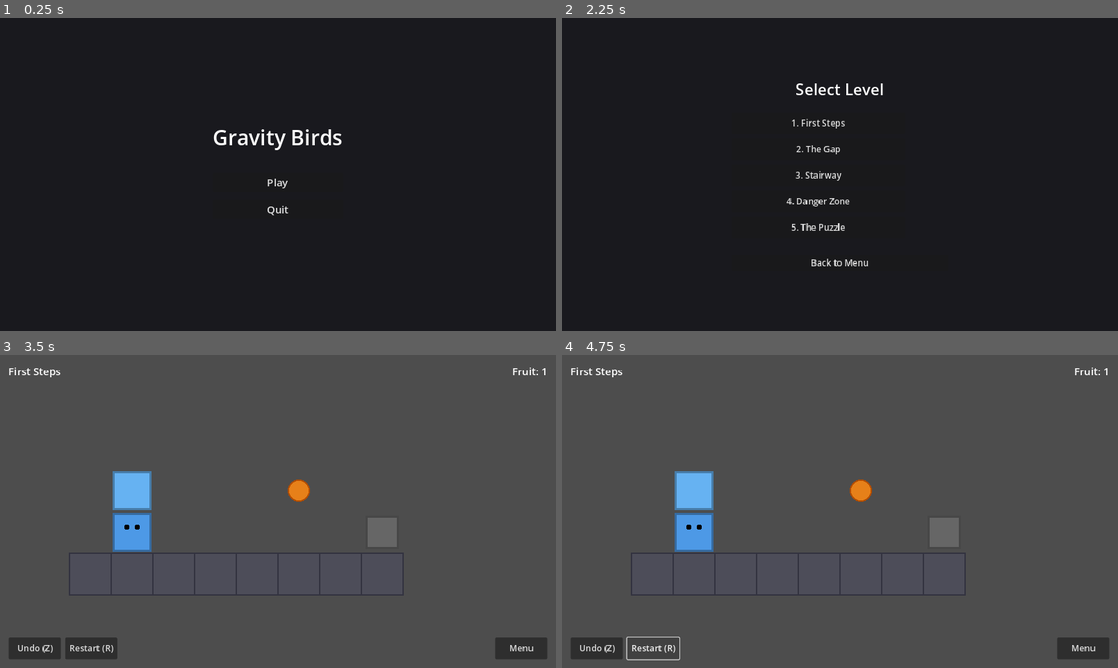
Above: before the commit, frames 1-4 (two rows, left to right).
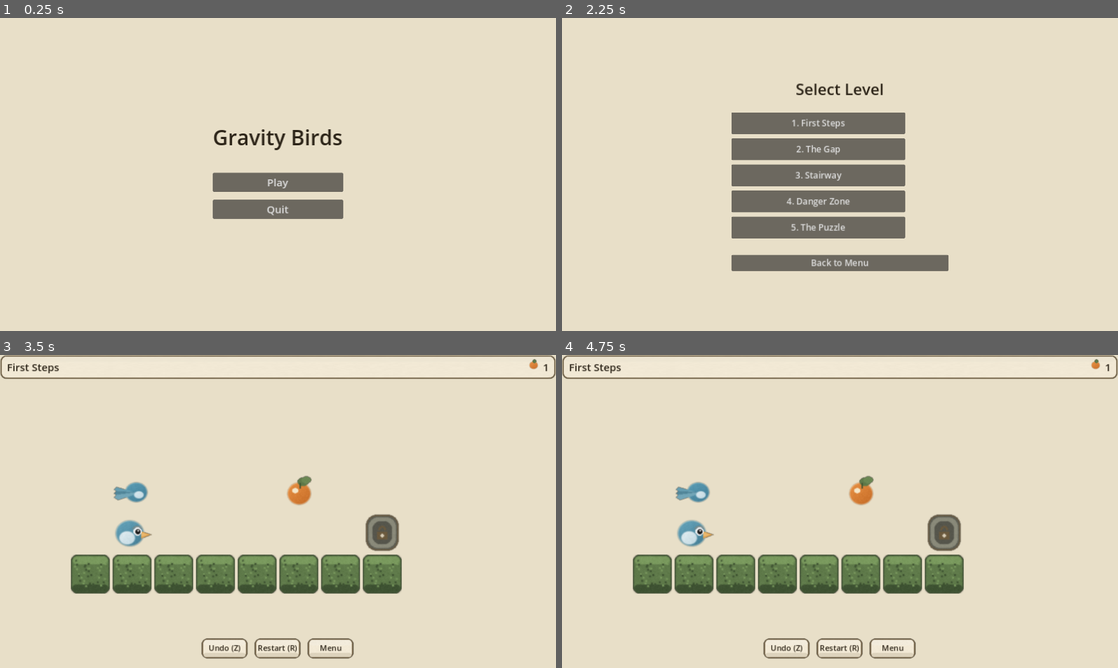
Above: after the commit, the same moments.

Repository: az9713/gravity-birds
Game: Godot game, scene res://scenes/main_menu.tscn
The game is run twice, just before and just after one commit, with the same random seed, the same clock (stepped at 60 frames per second) and the same inputs.
Inputs:
- Up to frame 1 (0.25 s): no input
- Up to frame 2 (2.25 s): click "Play" at 0.5 s; click "Back to Menu" at 1.25 s; click "Play" at 2 s
- Up to frame 3 (3.5 s): click "1. First Steps" at 2.75 s
- Up to frame 4 (4.75 s): click "Undo (Z)" at 3.5 s; click "Restart (R)" at 4.25 s

The runs differ from the first frame. In frame 1, 100% of the frame differs, in the area x 0-100%, y 0-100%; in frame 2, 100%; in frame 3, 99%; in frame 4, 99%.

Commit message:
Integrate Moss Ledger art polish - visual upgrade
- Add all Moss Ledger art assets (tiles, bird sprites, UI textures)
- Replace procedural _draw() with texture-based rendering in puzzle_game.gd
- Update HUD with warm themed UI (ui_panel, ui_button, fruit_icon)
- Set clear color to sky parchment (#E8DFC8) throughout
- Configure texture filter for soft painted art (filter on, not pixel-snap)
- Update main menu and level select with warm parchment theme
- Preserve all gameplay logic and Issue A/B fixes (typed Arrays, playable levels)

Co-authored-by: az9713 <az9713@users.noreply.github.com>

Diff:
--- /dev/null
+++ b/assets/art/atlas.json
@@ -0,0 +1,65 @@
+{
+  "tile_size": 64,
+  "frames": {
+    "tile_solid": {
+      "x": 0,
+      "y": 0,
+      "w": 64,
+      "h": 64
+    },
+    "tile_empty": {
+      "x": 64,
+      "y": 0,
+      "w": 64,
+      "h": 64
+    },
+    "tile_void": {
+      "x": 128,
+      "y": 0,
+      "w": 64,
+      "h": 64
+    },
+    "tile_spike": {
+      "x": 192,
+      "y": 0,
+      "w": 64,
+      "h": 64
+    },
+    "fruit": {
+      "x": 256,
+      "y": 0,
+      "w": 64,
+      "h": 64
+    },
+    "exit_locked": {
+      "x": 0,
+      "y": 64,
+      "w": 64,
+      "h": 64
+    },
+    "exit_open": {
+      "x": 64,
+      "y": 64,
+      "w": 64,
+      "h": 64
+    },
+    "bird_head": {
+      "x": 128,
+      "y": 64,
+      "w": 64,
+      "h": 64
+    },
+    "bird_body": {
+      "x": 192,
+      "y": 64,
+      "w": 64,
+      "h": 64
+    },
+    "bird_tail": {
+      "x": 256,
+      "y": 64,
+      "w": 64,
+      "h": 64
+    }
+  }
+}
--- a/project.godot
+++ b/project.godot
@@ -67,4 +67,5 @@
 [rendering]
 
 renderer/rendering_method="forward_plus"
-textures/canvas_textures/default_texture_filter=0
+textures/canvas_textures/default_texture_filter=1
+environment/defaults/default_clear_color=Color(0.909804, 0.874510, 0.784314, 1)
--- a/scenes/hud.tscn
+++ b/scenes/hud.tscn
@@ -1,67 +1,131 @@
-[gd_scene load_steps=2 format=3 uid="uid://bh5wxk8uhfxp6"]
+[gd_scene load_steps=5 format=3 uid="uid://bh5wxk8uhfxp6"]
 
 [ext_resource type="Script" path="res://scripts/hud.gd" id="1_hud"]
+[ext_resource type="Texture2D" uid="uid://ui_panel" path="res://assets/art/ui_panel.png" id="2_panel"]
+[ext_resource type="Texture2D" uid="uid://fruit_icon" path="res://assets/art/fruit_icon.png" id="3_fruit"]
+[ext_resource type="Texture2D" uid="uid://ui_button" path="res://assets/art/ui_button.png" id="4_button"]
 
 [node name="HUD" type="CanvasLayer"]
 script = ExtResource("1_hud")
 
-[node name="MarginContainer" type="MarginContainer" parent="."]
+[node name="TopPanel" type="NinePatchRect" parent="."]
+offset_right = 1280.0
+offset_bottom = 56.0
+texture = ExtResource("2_panel")
+patch_margin_left = 12
+patch_margin_top = 12
+patch_margin_right = 12
+patch_margin_bottom = 12
+
+[node name="MarginContainer" type="MarginContainer" parent="TopPanel"]
+layout_mode = 1
 anchors_preset = 15
 anchor_right = 1.0
 anchor_bottom = 1.0
 grow_horizontal = 2
 grow_vertical = 2
-theme_override_constants/margin_left = 20
-theme_override_constants/margin_top = 20
-theme_override_constants/margin_right = 20
-theme_override_constants/margin_bottom = 20
+theme_override_constants/margin_left = 16
+theme_override_constants/margin_top = 8
+theme_override_constants/margin_right = 16
+theme_override_constants/margin_bottom = 8
 
-[node name="VBoxContainer" type="VBoxContainer" parent="MarginContainer"]
+[node name="HBoxContainer" type="HBoxContainer" parent="TopPanel/MarginContainer"]
 layout_mode = 2
 
-[node name="TopBar" type="HBoxContainer" parent="MarginContainer/VBoxContainer"]
+[node name="LevelName" type="Label" parent="TopPanel/MarginContainer/HBoxContainer"]
 layout_mode = 2
-
-[node name="LevelName" type="Label" parent="MarginContainer/VBoxContainer/TopBar"]
-layout_mode = 2
+theme_override_colors/font_color = Color(0.172549, 0.141176, 0.0941176, 1)
 theme_override_font_sizes/font_size = 24
 text = "Level Name"
 
-[node name="Spacer" type="Control" parent="MarginContainer/VBoxContainer/TopBar"]
+[node name="Spacer" type="Control" parent="TopPanel/MarginContainer/HBoxContainer"]
 layout_mode = 2
 size_flags_horizontal = 3
 
-[node name="FruitCount" type="Label" parent="MarginContainer/VBoxContainer/TopBar"]
+[node name="FruitCounter" type="HBoxContainer" parent="TopPanel/MarginContainer/HBoxContainer"]
 layout_mode = 2
+theme_override_constants/separation = 8
+
+[node name="FruitIcon" type="TextureRect" parent="TopPanel/MarginContainer/HBoxContainer/FruitCounter"]
+custom_minimum_size = Vector2(28, 28)
+layout_mode = 2
+texture = ExtResource("3_fruit")
+stretch_mode = 4
+
+[node name="FruitLabel" type="Label" parent="TopPanel/MarginContainer/HBoxContainer/FruitCounter"]
+layout_mode = 2
+theme_override_colors/font_color = Color(0.172549, 0.141176, 0.0941176, 1)
 theme_override_font_sizes/font_size = 24
-text = "Fruit: 0"
+text = "0"
+vertical_alignment = 1
 
-[node name="Spacer2" type="Control" parent="MarginContainer/VBoxContainer"]
+[node name="ButtonContainer" type="HBoxContainer" parent="."]
+anchors_preset = 7
+anchor_left = 0.5
+anchor_top = 1.0
+anchor_right = 0.5
+anchor_bottom = 1.0
+offset_left = -178.0
+offset_top = -70.0
+offset_right = 178.0
+offset_bottom = -20.0
+grow_horizontal = 2
+grow_vertical = 0
+theme_override_constants/separation = 12
+
+[node name="UndoButton" type="TextureButton" parent="ButtonContainer"]
+custom_minimum_size = Vector2(110, 48)
 layout_mode = 2
-size_flags_vertical = 3
+texture_normal = ExtResource("4_button")
+stretch_mode = 0
 
-[node name="BottomBar" type="HBoxContainer" parent="MarginContainer/VBoxContainer"]
+[node name="Label" type="Label" parent="ButtonContainer/UndoButton"]
+layout_mode = 1
+anchors_preset = 15
+anchor_right = 1.0
+anchor_bottom = 1.0
+grow_horizontal = 2
+grow_vertical = 2
+theme_override_colors/font_color = Color(0.172549, 0.141176, 0.0941176, 1)
+theme_override_font_sizes/font_size = 18
+text = "Undo (Z)"
+horizontal_alignment = 1
+vertical_alignment = 1
+
+[node name="RestartButton" type="TextureButton" parent="ButtonContainer"]
+custom_minimum_size = Vector2(110, 48)
 layout_mode = 2
-theme_override_constants/separation = 10
+texture_normal = ExtResource("4_button")
+stretch_mode = 0
 
-[node name="UndoButton" type="Button" parent="MarginContainer/VBoxContainer/BottomBar"]
-custom_minimum_size = Vector2(120, 50)
+[node name="Label" type="Label" parent="ButtonContainer/RestartButton"]
+layout_mode = 1
+anchors_preset = 15
+anchor_right = 1.0
+anchor_bottom = 1.0
+grow_horizontal = 2
+grow_vertical = 2
+theme_override_colors/font_color = Color(0.172549, 0.141176, 0.0941176, 1)
+theme_override_font_sizes/font_size = 18
+text = "Restart (R)"
+horizontal_alignment = 1
+vertical_alignment = 1
+
+[node name="MenuButton" type="TextureButton" parent="ButtonContainer"]
+custom_minimum_size = Vector2(110, 48)
 layout_mode = 2
-theme_override_font_sizes/font_size = 20
-text = "Undo (Z)"
+texture_normal = ExtResource("4_button")
+stretch_mode = 0
 
-[node name="RestartButton" type="Button" parent="MarginContainer/VBoxContainer/BottomBar"]
-custom_minimum_size = Vector2(120, 50)
-layout_mode = 2
-theme_override_font_sizes/font_size = 20
-text = "Restart (R)"
-
-[node name="Spacer" type="Control" parent="MarginContainer/VBoxContainer/BottomBar"]
-layout_mode = 2
-size_flags_horizontal = 3
-
-[node name="MenuButton" type="Button" parent="MarginContainer/VBoxContainer/BottomBar"]
-custom_minimum_size = Vector2(120, 50)
-layout_mode = 2
-theme_override_font_sizes/font_size = 20
+[node name="Label" type="Label" parent="ButtonContainer/MenuButton"]
+layout_mode = 1
+anchors_preset = 15
+anchor_right = 1.0
+anchor_bottom = 1.0
+grow_horizontal = 2
+grow_vertical = 2
+theme_override_colors/font_color = Color(0.172549, 0.141176, 0.0941176, 1)
+theme_override_font_sizes/font_size = 18
 text = "Menu"
+horizontal_alignment = 1
+vertical_alignment = 1
--- a/scenes/level_select.tscn
+++ b/scenes/level_select.tscn
@@ -19,7 +19,7 @@
 anchor_bottom = 1.0
 grow_horizontal = 2
 grow_vertical = 2
-color = Color(0.1, 0.1, 0.12, 1)
+color = Color(0.909804, 0.874510, 0.784314, 1)
 
 [node name="VBoxContainer" type="VBoxContainer" parent="."]
 layout_mode = 1
@@ -37,6 +37,7 @@
 
 [node name="TitleLabel" type="Label" parent="VBoxContainer"]
 layout_mode = 2
+theme_override_colors/font_color = Color(0.172549, 0.141176, 0.0941176, 1)
 theme_override_font_sizes/font_size = 36
 text = "Select Level"
 horizontal_alignment = 1
--- a/scenes/main_menu.tscn
+++ b/scenes/main_menu.tscn
@@ -18,7 +18,7 @@
 anchor_bottom = 1.0
 grow_horizontal = 2
 grow_vertical = 2
-color = Color(0.1, 0.1, 0.12, 1)
+color = Color(0.909804, 0.874510, 0.784314, 1)
 
 [node name="VBoxContainer" type="VBoxContainer" parent="."]
 layout_mode = 1
@@ -36,6 +36,7 @@
 
 [node name="TitleLabel" type="Label" parent="VBoxContainer"]
 layout_mode = 2
+theme_override_colors/font_color = Color(0.172549, 0.141176, 0.0941176, 1)
 theme_override_font_sizes/font_size = 48
 text = "Gravity Birds"
 horizontal_alignment = 1
--- a/scripts/hud.gd
+++ b/scripts/hud.gd
@@ -1,10 +1,11 @@
 extends CanvasLayer
 
-@onready var level_name_label = $MarginContainer/VBoxContainer/TopBar/LevelName
-@onready var fruit_count_label = $MarginContainer/VBoxContainer/TopBar/FruitCount
-@onready var undo_button = $MarginContainer/VBoxContainer/BottomBar/UndoButton
-@onready var restart_button = $MarginContainer/VBoxContainer/BottomBar/RestartButton
-@onready var menu_button = $MarginContainer/VBoxContainer/BottomBar/MenuButton
+@onready var level_name_label = $TopPanel/MarginContainer/HBoxContainer/LevelName
+@onready var fruit_icon = $TopPanel/MarginContainer/HBoxContainer/FruitCounter/FruitIcon
+@onready var fruit_count_label = $TopPanel/MarginContainer/HBoxContainer/FruitCounter/FruitLabel
+@onready var undo_button = $ButtonContainer/UndoButton
+@onready var restart_button = $ButtonContainer/RestartButton
+@onready var menu_button = $ButtonContainer/MenuButton
 
 signal undo_pressed
 signal restart_pressed
@@ -19,7 +20,7 @@
 	level_name_label.text = name
 
 func update_fruit_count(count: int):
-	fruit_count_label.text = "Fruit: %d" % count
+	fruit_count_label.text = "%d" % count
 
 func _on_undo_pressed():
 	undo_pressed.emit()
--- a/scripts/puzzle_game.gd
+++ b/scripts/puzzle_game.gd
@@ -6,6 +6,17 @@
 const FALL_DELAY = 0.08
 
 enum TileType { EMPTY = 0, SOLID = 1, VOID = 2, SPIKE = 3 }
+
+const TEX_SOLID := preload("res://assets/art/tile_solid.png")
+const TEX_EMPTY := preload("res://assets/art/tile_empty.png")
+const TEX_VOID := preload("res://assets/art/tile_void.png")
+const TEX_SPIKE := preload("res://assets/art/tile_spike.png")
+const TEX_FRUIT := preload("res://assets/art/fruit.png")
+const TEX_EXIT_LOCKED := preload("res://assets/art/exit_locked.png")
+const TEX_EXIT_OPEN := preload("res://assets/art/exit_open.png")
+const TEX_BIRD_HEAD := preload("res://assets/art/bird_head.png")
+const TEX_BIRD_BODY := preload("res://assets/art/bird_body.png")
+const TEX_BIRD_TAIL := preload("res://assets/art/bird_tail.png")
 
 var level_data: LevelData
 var creature_segments: Array[Vector2i] = []
@@ -244,31 +255,23 @@
 
 			match tile:
 				TileType.SOLID:
-					draw_rect(Rect2(pos, Vector2(TILE_SIZE, TILE_SIZE)), Color(0.3, 0.3, 0.35))
-					draw_rect(Rect2(pos, Vector2(TILE_SIZE, TILE_SIZE)), Color(0.2, 0.2, 0.25), false, 2)
+					draw_texture(TEX_SOLID, pos)
+				TileType.VOID:
+					draw_texture(TEX_VOID, pos)
 				TileType.SPIKE:
-					draw_rect(Rect2(pos, Vector2(TILE_SIZE, TILE_SIZE)), Color(0.15, 0.15, 0.2))
-					# Draw triangle spikes
-					for i in range(3):
-						var spike_x = pos.x + i * (TILE_SIZE / 3) + TILE_SIZE / 6
-						var points = PackedVector2Array([
-							Vector2(spike_x - 8, pos.y + TILE_SIZE),
-							Vector2(spike_x, pos.y + TILE_SIZE - 16),
-							Vector2(spike_x + 8, pos.y + TILE_SIZE)
-						])
-						draw_colored_polygon(points, Color(0.7, 0.2, 0.2))
+					draw_texture(TEX_SPIKE, pos)
+				TileType.EMPTY:
+					pass
 
 	# Draw exit
 	var exit_draw_pos = Vector2(exit_pos.x * TILE_SIZE, exit_pos.y * TILE_SIZE)
-	var exit_color = Color(0.2, 0.8, 0.3) if fruits_remaining.is_empty() else Color(0.4, 0.4, 0.4)
-	draw_rect(Rect2(exit_draw_pos + Vector2(8, 8), Vector2(TILE_SIZE - 16, TILE_SIZE - 16)), exit_color)
-	draw_rect(Rect2(exit_draw_pos + Vector2(8, 8), Vector2(TILE_SIZE - 16, TILE_SIZE - 16)), exit_color.darkened(0.3), false, 3)
+	var exit_tex = TEX_EXIT_OPEN if fruits_remaining.is_empty() else TEX_EXIT_LOCKED
+	draw_texture(exit_tex, exit_draw_pos)
 
 	# Draw fruits
 	for fruit_pos in fruits_remaining:
 		var draw_pos = Vector2(fruit_pos.x * TILE_SIZE, fruit_pos.y * TILE_SIZE)
-		draw_circle(draw_pos + Vector2(TILE_SIZE / 2, TILE_SIZE / 2), 16, Color(0.9, 0.5, 0.1))
-		draw_circle(draw_pos + Vector2(TILE_SIZE / 2, TILE_SIZE / 2), 16, Color(0.7, 0.3, 0.0), false, 2)
+		draw_texture(TEX_FRUIT, draw_pos)
 
 	# Draw creature
 	for i in range(creature_segments.size()):
@@ -276,12 +279,26 @@
 		var draw_pos = Vector2(seg.x * TILE_SIZE, seg.y * TILE_SIZE)
 
 		var is_head = (i == 0)
-		var color = Color(0.3, 0.6, 0.9) if is_head else Color(0.4, 0.7, 0.95)
-
-		draw_rect(Rect2(draw_pos + Vector2(4, 4), Vector2(TILE_SIZE - 8, TILE_SIZE - 8)), color, true, -1, true)
-		draw_rect(Rect2(draw_pos + Vector2(4, 4), Vector2(TILE_SIZE - 8, TILE_SIZE - 8)), color.darkened(0.3), false, 3)
-
-		# Draw eye dots for head
+		var is_tail = (i == creature_segments.size() - 1)
+
+		var texture: Texture2D
 		if is_head:
-			draw_circle(draw_pos + Vector2(24, 24), 4, Color.BLACK)
-			draw_circle(draw_pos + Vector2(40, 24), 4, Color.BLACK)
+			texture = TEX_BIRD_HEAD
+		elif is_tail and creature_segments.size() > 1:
+			texture = TEX_BIRD_TAIL
+		else:
+			texture = TEX_BIRD_BODY
+
+		# Determine facing direction (check if moving left)
+		var flip_h = false
+		if is_head and creature_segments.size() > 1:
+			var neck_pos = creature_segments[1]
+			if seg.x < neck_pos.x:
+				flip_h = true
+
+		if flip_h:
+			draw_set_transform(draw_pos + Vector2(TILE_SIZE, 0), 0, Vector2(-1, 1))
+			draw_texture(texture, Vector2.ZERO)
+			draw_set_transform(Vector2.ZERO, 0, Vector2.ONE)
+		else:
+			draw_texture(texture, draw_pos)
Binary file added: assets/art/atlas.png
Binary file added: assets/art/bird_body.png
Binary file added: assets/art/bird_head.png
Binary file added: assets/art/bird_tail.png
Binary file added: assets/art/exit_locked.png
Binary file added: assets/art/exit_open.png
Binary file added: assets/art/fruit.png
Binary file added: assets/art/fruit_icon.png
Binary file added: assets/art/tile_empty.png
Binary file added: assets/art/tile_solid.png
Binary file added: assets/art/tile_spike.png
Binary file added: assets/art/tile_void.png
(and 4 more such lines)
